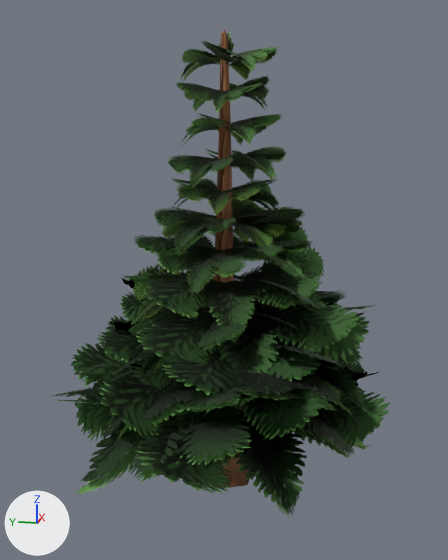
The glTF model assets/trees/fir_small/fir_small.glb: old version first, new version second.
The view is the same before and after, from a camera (50 mm lens) standing at (-7.95, -1.53, 4.89) and looking at (-0.15, 0.03, 2.94). Every picture has the same lights, and +X, +Y and +Z are marked at lower left. The older version comes first. Objects named as collision shapes, trigger or cutter boxes, shadow casters or lower levels of detail are left out. Where no turn or scale is listed for an object, it has been applied to the vertices. Vertices at exactly the same position are counted once.

The first picture shows 'fir_small_leaves_LOD0', 'fir_small_trunk_LOD0'.
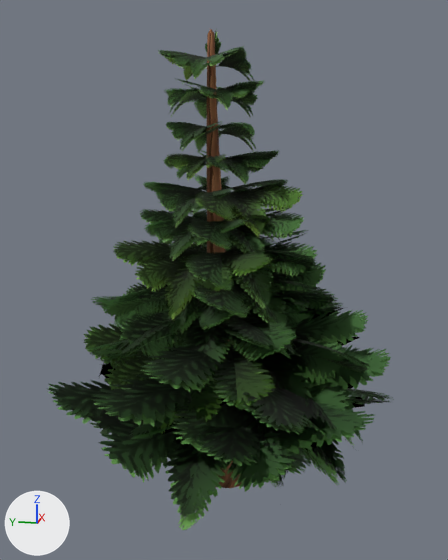
What the commit changed:
me_bark_lod0 is used by ob_fir_small_trunk_lod0; location (0.0, 0.0, 0.0).
me_bark_lod0 had 152 vertices, 290 faces and spanned x -0.37..0.37, y -0.34..0.39, z -0.01..6.06.
me_bark_lod0 now has 152 vertices, 290 faces and spans x -0.34..0.34, y -0.36..0.36, z -0.02..6.06.
me_bark_lod0 part 1: 151 of 152 vertices moved; they spanned x -0.37..0.37, y -0.34..0.39, z -0.01..6.06 and now span x -0.34..0.34, y -0.36..0.36, z -0.02..6.06; mean shift (-0.08, 0.07, 0.0); largest move (0.11, 0.04, 5.14) -> (-0.02, 0.18, 5.14).
me_leaves_lod0 is used by ob_fir_small_leaves_lod0; location (0.0, 0.0, 0.0).
me_leaves_lod0 had 5445 vertices, 11256 faces and spanned x -2.58..2.53, y -2.49..2.61, z 0.25..6.12.
me_leaves_lod0 now has 5251 vertices, 10854 faces and spans x -2.86..2.6, y -2.52..2.45, z 0.26..6.12.
me_leaves_lod0 part 2: the loose piece of 98 vertices spanning x 0.05..0.24, y -0.06..0.19, z 5.65..6.12 is moved by (-0.12, 0.14, 0.0).
me_leaves_lod0 part 3: the loose piece of 583 vertices spanning x -2.42..2.26, y -2.15..2.19, z 0.64..2.35 is rebuilt with 486 vertices and now spans x -2.34..2.45, y -2.05..2.21, z 0.86..2.62.
me_leaves_lod0 part 4: the loose piece of 583 vertices spanning x -2.15..2.39, y -2.34..2.06, z 1.13..2.59 is rebuilt with 486 vertices and now spans x -1.96..1.93, y -1.72..2.13, z 1.55..2.81.
me_leaves_lod0 part 5: the loose piece of 583 vertices spanning x -1.76..1.72, y -2.04..2.02, z 1.66..2.95 is rebuilt with 486 vertices and now spans x -1.72..1.7, y -1.56..1.59, z 1.95..3.27.
me_leaves_lod0 part 6: the loose piece of 486 vertices spanning x -2.58..2.53, y -2.49..2.61, z 0.25..1.81 is rebuilt with 486 vertices and now spans x -2.53..2.51, y -2.52..2.45, z 0.26..1.78.
me_leaves_lod0 part 7: the loose piece of 486 vertices spanning x -1.48..1.28, y -1.23..1.36, z 2.61..3.67 is rebuilt with 486 vertices and now spans x -1.49..1.48, y -1.3..1.57, z 2.52..3.57.
me_leaves_lod0 part 8: the loose piece of 486 vertices spanning x -1.03..1.47, y -1.23..1.09, z 3.17..4.02 is rebuilt with 486 vertices and now spans x -1.31..0.93, y -1.09..1.26, z 3.11..3.93.
me_leaves_lod0 part 9: the loose piece of 389 vertices spanning x -0.89..1.08, y -0.75..0.96, z 3.66..4.28 is rebuilt with 389 vertices and now spans x -1.3..0.93, y -1.04..1.14, z 3.52..4.31.
me_leaves_lod0 part 10: the loose piece of 389 vertices spanning x -0.98..0.86, y -0.82..0.86, z 4.1..4.72 is rebuilt with 389 vertices and now spans x -0.93..0.72, y -0.75..0.84, z 4.08..4.65.
me_leaves_lod0 part 11: the loose piece of 292 vertices spanning x -0.74..0.63, y -0.73..0.66, z 4.6..5.1 is rebuilt with 292 vertices and now spans x -0.86..0.73, y -0.41..0.88, z 4.51..5.04.
me_leaves_lod0 part 12: the loose piece of 292 vertices spanning x -0.57..0.84, y -0.63..0.71, z 5.0..5.5 is rebuilt with 389 vertices and now spans x -0.77..0.73, y -0.54..0.95, z 4.94..5.47.
me_leaves_lod0 part 13: the loose piece of 292 vertices spanning x -0.66..0.7, y -0.67..0.67, z 5.4..5.89 is rebuilt with 292 vertices and now spans x -0.67..0.66, y -0.39..0.91, z 5.33..5.84.
me_leaves_lod0 part 14: a new loose piece of 486 vertices spanning x -2.86..2.6, y -2.39..1.98, z 0.51..2.24, in mat_fronds.
me_leaves_lod0 part 15: the loose piece of 486 vertices spanning x -1.91..1.89, y -1.54..1.45, z 2.16..3.35 is deleted.

Pixel boxes [x1, y1, x2, y2] of what changed, in the pictures (448 x 560 px; the box of a moved part takes in the faces that stretch with it):
'fir_small_leaves_LOD0', reshaped
    before: [53, 32, 391, 518]
    after: [47, 31, 394, 530]
'fir_small_trunk_LOD0', reshaped
    before: [212, 30, 250, 488]
    after: [206, 29, 242, 488]
part 2 of me_leaves_lod0, moved or reshaped
    before: [218, 32, 234, 51]
    after: [205, 31, 221, 54]
part 3 of me_leaves_lod0, rebuilt
    before: [73, 296, 371, 475]
    after: [83, 310, 371, 438]
part 4 of me_leaves_lod0, rebuilt (10% narrower, 16% shorter)
    before: [97, 305, 377, 434]
    after: [91, 282, 342, 390]
part 5 of me_leaves_lod0, rebuilt
    before: [120, 275, 360, 387]
    after: [103, 262, 338, 347]
part 6 of me_leaves_lod0, rebuilt
    before: [53, 343, 391, 518]
    after: [47, 345, 394, 530]
part 7 of me_leaves_lod0, rebuilt (14% wider, 29% taller)
    before: [133, 227, 313, 298]
    after: [113, 230, 318, 322]
part 8 of me_leaves_lod0, rebuilt (9% wider)
    before: [154, 193, 305, 256]
    after: [139, 201, 304, 261]
part 9 of me_leaves_lod0, rebuilt
    before: [172, 178, 279, 216]
    after: [143, 174, 303, 236]
part 10 of me_leaves_lod0, rebuilt (19% shorter)
    before: [167, 146, 287, 188]
    after: [163, 150, 280, 184]
part 11 of me_leaves_lod0, rebuilt
    before: [181, 113, 283, 146]
    after: [166, 121, 256, 152]
part 12 of me_leaves_lod0, rebuilt (7% wider, 14% taller)
    before: [176, 76, 270, 112]
    after: [164, 78, 265, 119]
part 13 of me_leaves_lod0, rebuilt
    before: [181, 40, 278, 81]
    after: [158, 46, 255, 82]
part 14 of me_leaves_lod0, added
    after: [91, 305, 391, 489]
part 15 of me_leaves_lod0, deleted
    before: [132, 245, 326, 341]
